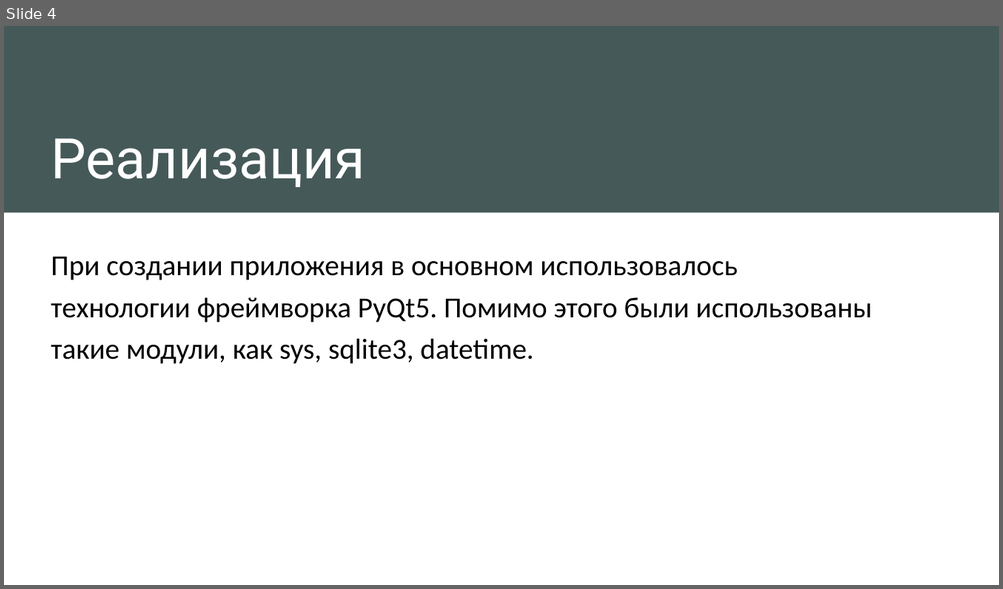
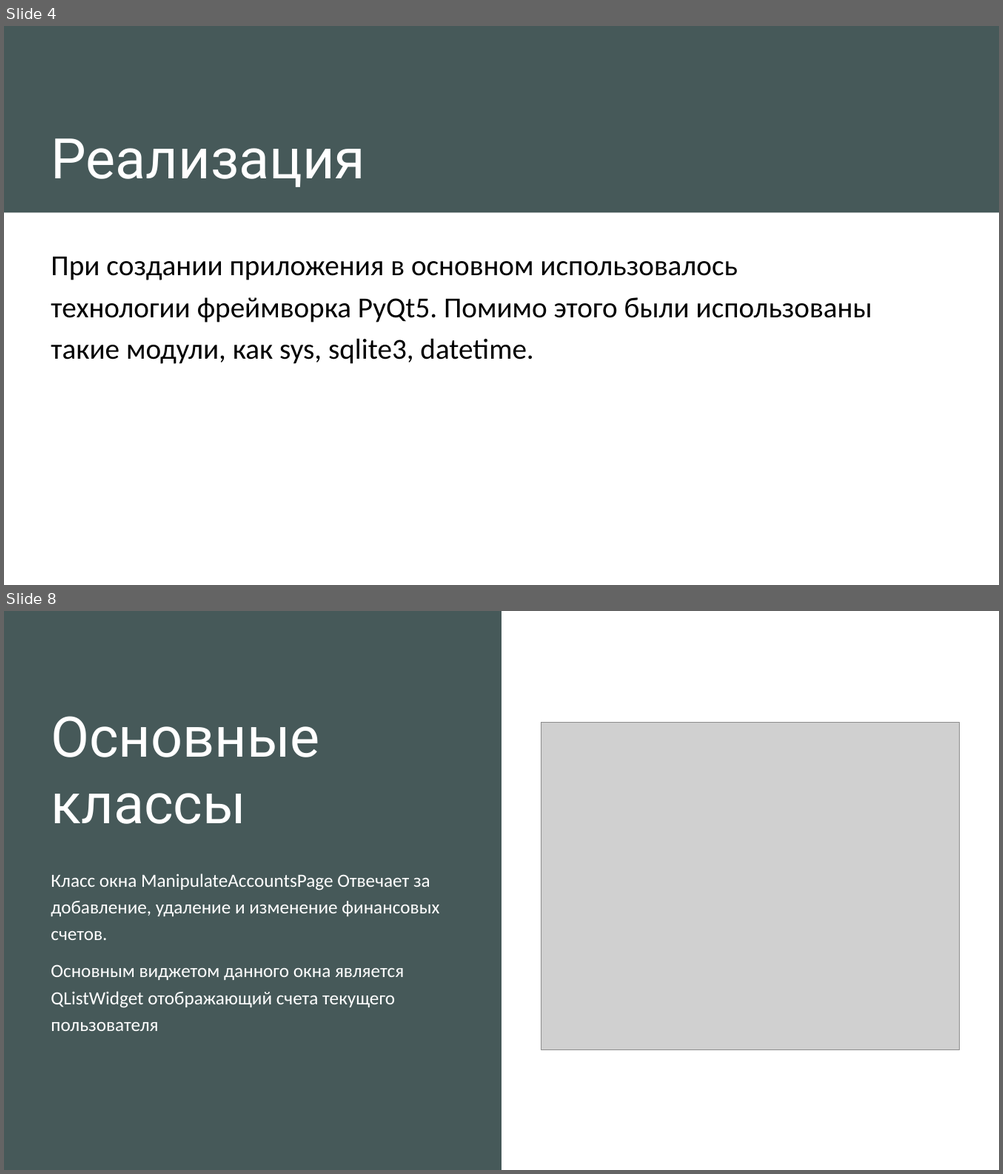
Before and after one commit to Ha4trueKa4/Qt_Project_VirtualWallet, a slide deck: Презентация.pptx. Shown one above the other, each under a label of ours: slide 4 before the commit, slides 4 and 8 after it; the slides between them are not shown. The pictures are 1003x589 and 1003x1174 pixels, drawn with LibreOffice and Linux fonts; fonts in the diff are those of the drawing; grey boxes stand for pictures. Boxes give left, top, right and bottom in pixels: in the first picture for what was removed or moved away, otherwise in the second. Text is boxed around its words. In the diff, an @@ line names an element or a change of style, - is before the commit and + after.

```diff
--- a/Презентация.pptx
+++ b/Презентация.pptx
@@ slide 8 added at [4,611,999,1170], background #FFFFFF; not listed: 1 template element that a slide beside it also shows @@
@@ rectangle added at [4,611,999,1170], fill #FFFFFF @@
@@ rectangle added at [4,611,502,1170], fill #465959 @@
@@ title added at [51,716,320,824], 54 pt, text #FFFFFF @@
+Основные классы
@@ picture added at [541,723,960,1051] @@
@@ text added at [51,874,439,1031], 18 pt, text #FFFFFF @@
+Класс окна ManipulateAccountsPage Отвечает за добавление, удаление и изменение финансовых счетов.
+Основным виджетом данного окна является QListWidget отображающий счета текущего пользователя
```
Also in this commit, not shown: 4 slides changed, 2 other slides added, 12 other files.
